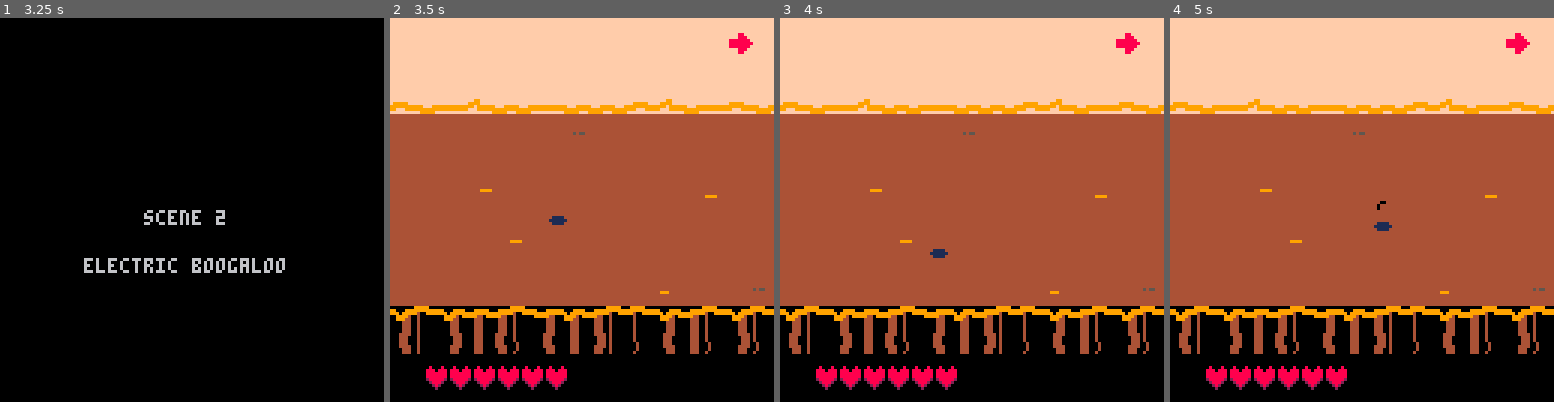
Above: before the commit, frames 1-4 (left to right).
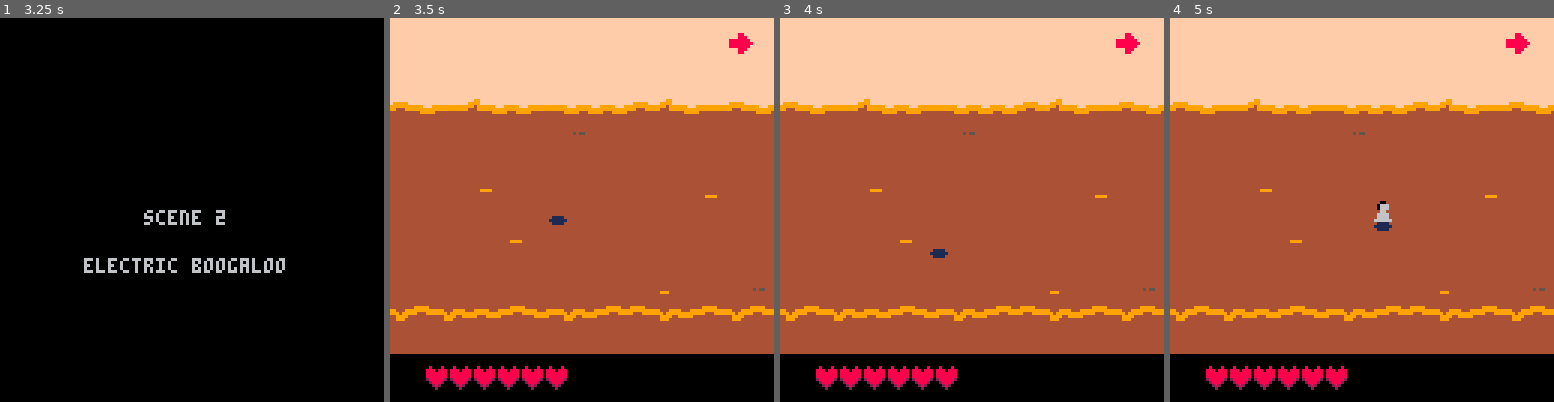
Above: after the commit, the same moments.

Repository: akbiggs/Scuffle
Game: PICO-8 cartridge scuffle.p8
The game is run twice, just before and just after one commit, with the same random seed, the same clock (stepped at 60 frames per second) and the same inputs.
Inputs:
- Up to frame 1 (3.25 s): tap X (X key) at 0.33, 1.07, 1.85, 2.97 s; tap O (Z key) at 0.7, 1.7, 2.1, 2.5, 2.9 s; hold Right 1.6-2.1 s; hold Up 2.15-2.42 s; hold Right 2.47-3.03 s; hold Left from 3.08 s (still down)
- Up to frame 2 (3.5 s): keep holding Left; tap O (Z key) at 3.3 s
- Up to frame 3 (4 s): release Left at 3.58 s; hold Down 3.63-3.97 s; tap O (Z key) at 3.7 s
- Up to frame 4 (5 s): hold Right 4.02-4.68 s; tap X (X key) at 4.08 s; tap O (Z key) at 4.1, 4.5, 4.9 s; hold Up from 4.73 s (still down)

Frame 1 is identical in both runs. In frame 2, 8.5% of the frame differs, in the area x 0-100%, y 22-88%; in frame 3, 8.5%; in frame 4, 8.6%.

Commit message:
spike transparency

Diff:
--- a/scuffle.p8
+++ b/scuffle.p8
@@ -1278,10 +1278,10 @@
 end
 
 function spike:draw()
-  palt(0)
+  palt(0, false)
   palt(14, true)
   self.anim:draw(self.pos)
-  palt(14)
+  palt(14, false)
   palt(0, true)
 end
 
